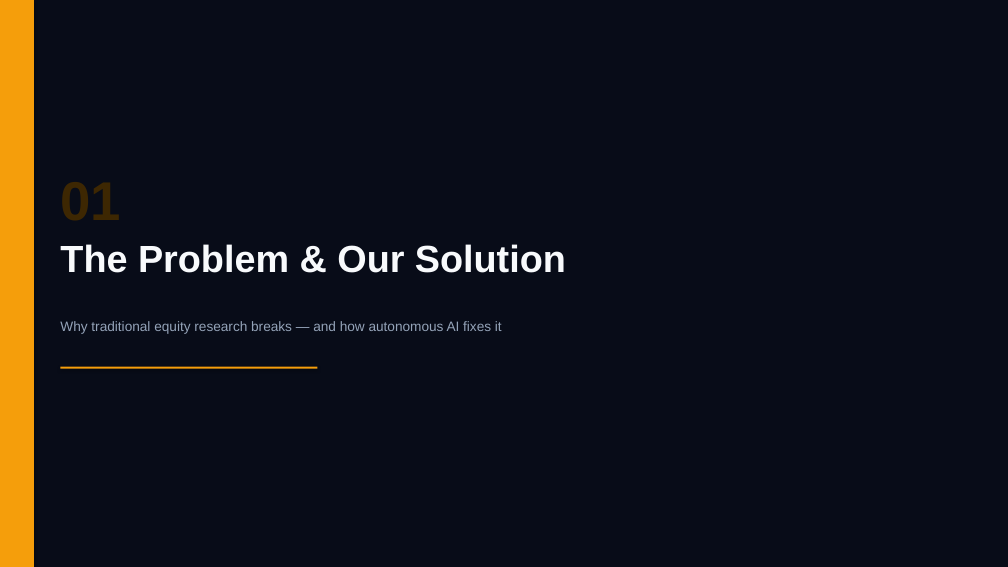
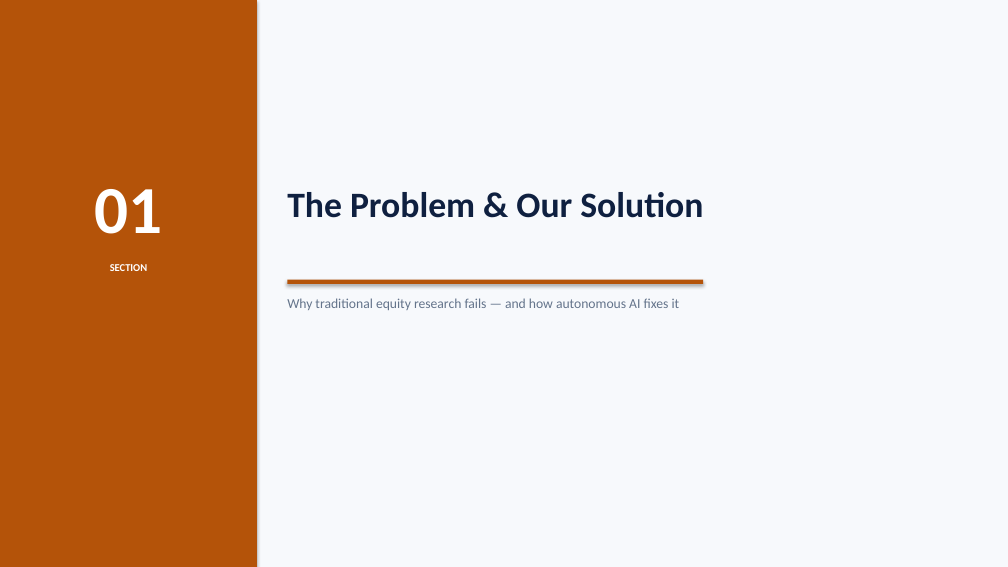
Before and after one commit to SagarTrimukhe/ai-investment-research-assistant, a slide deck: slide 2 of CAPSTONE_PROJECT_PRESENTATION.pptx. Drawn at 1008x567 pixels with LibreOffice and Linux fonts; fonts in the diff are those of the drawing. Boxes give left, top, right and bottom in pixels: in the first picture for what was removed or moved away, otherwise in the second. Text is boxed around its words. In the diff, an @@ line names an element or a change of style, - is before the commit and + after.

Commit message:
design: retheme to professional light mode — white canvas, navy headings, clean corporate accents

```diff
--- a/CAPSTONE_PROJECT_PRESENTATION.pptx
+++ b/CAPSTONE_PROJECT_PRESENTATION.pptx
@@ rectangle at [0,0,1008,567]: fill #080C18 to #F7F9FC @@
@@ rectangle: place and size @@
-rectangle at [0,0,34,567]
+rectangle at [0,0,257,567]
@@ rectangle at [0,0,257,567]: fill #F59E0B to #B45309 @@
@@ text added at [94,189,162,234], 64 pt, text #FFFFFF, bold @@
+01
@@ text "The Problem & Our Solution": place and size @@
-text "The Problem & Our Solution" at [60,244,566,273]
+text "The Problem & Our Solution" at [287,192,703,218]
@@ text "The Problem & Our Solution" at [287,192,703,218]: size 36 to 34 pt, font Arial to Calibri, text colour #F8FAFC to #0F2040 @@
@@ text added at [110,264,147,271], 10 pt, text #FFFFFF, bold @@
+SECTION
@@ rectangle at [287,280,703,284]: fill #F59E0B to #B45309 @@
@@ text at [287,298,680,310]: text changed; font Arial to Calibri; text colour #94A3B8 to #64748B @@
-Why traditional equity research breaks — and how autonomous AI fixes it
+Why traditional equity research fails — and how autonomous AI fixes it
@@ rectangle: place and size @@
-rectangle at [60,367,318,369]
+rectangle at [287,280,703,284]
```
Also in this commit, not shown: 17 other slides changed.
